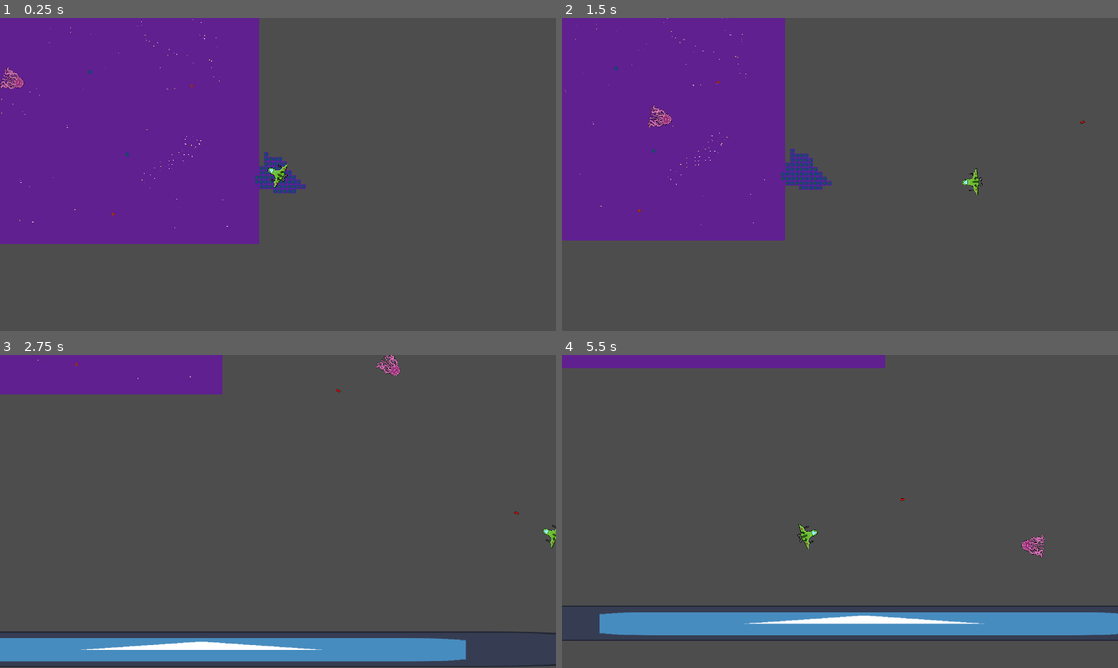
Above: before the commit, frames 1-4 (two rows, left to right).
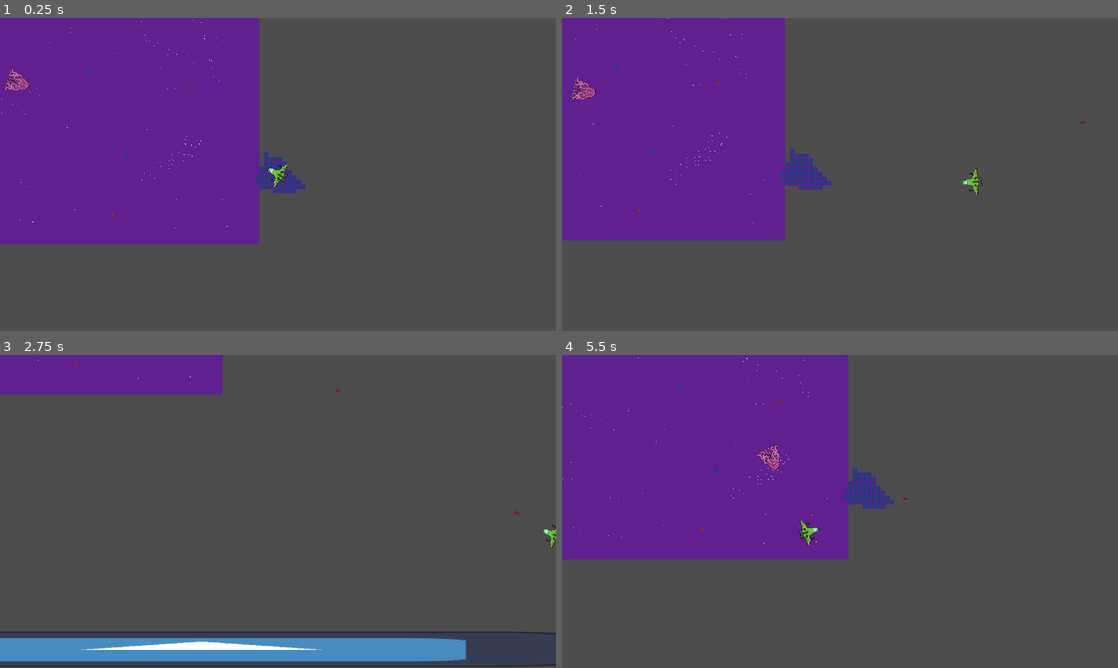
Above: after the commit, the same moments.

Repository: daltHub/Untitled-Space-Game
Game: Godot game, scene res://main.tscn
Same seed, same stepped clock (60 frames per second), same inputs: the game is played once before the commit and once after it. The engine's default icon, where the game draws it, is replaced by a stand-in: a white triangle on a blue panel in a dark square.
Inputs (mouse positions are in pixels of both pictures, inside the frame that each line leads up to):
- Up to frame 1 (0.25 s): no input
- Up to frame 2 (1.5 s): move the mouse to (962, 158) at 0.52 s; press the mouse at (962, 158) at 0.53 s; hold D (move_right) 0.53-1.28 s; move the mouse to (728, 190) at 1.27 s; release the mouse at (728, 190) at 1.28 s; hold S (move_down) from 1.28 s (still down); click (728, 190) at 1.35 s
- Up to frame 3 (2.75 s): move the mouse to (333, 442) at 2.02 s; release S (move_down) at 2.03 s; press the mouse at (333, 442) at 2.03 s; hold D (move_right) from 2.03 s (still down)
- Up to frame 4 (5.5 s): move the mouse to (812, 574) at 2.77 s; release D (move_right) at 2.78 s; release the mouse at (812, 574) at 2.78 s; hold W (move_up) 2.78-3.53 s; click (812, 574) at 2.85 s; move the mouse to (1006, 558) at 3.52 s; press the mouse at (1006, 558) at 3.53 s; hold A (move_left) 3.53-5.03 s; move the mouse to (673, 464) at 4.27 s; release the mouse at (673, 464) at 4.28 s; click (673, 464) at 4.35 s; move the mouse to (867, 511) at 5.02 s; press the mouse at (867, 511) at 5.03 s; hold S (move_down) from 5.03 s (still down)

The runs differ from the first frame. In frame 1, 0.2% of the frame differs, in the area x 0-6%, y 15-24%; in frame 2, 0.4%; in frame 3, 0.2%; in frame 4, 40%, in the area x 0-100%, y 0-92%.

Commit message:
cleaned up code to best practices

Diff:
--- a/enemy.gd
+++ b/enemy.gd
@@ -1,28 +1,25 @@
 extends CharacterBody2D
-@export var enemySpeed = 400
-@export var enemyHealth = 100
+@export var enemy_speed = 7000
+@export var enemy_health = 100
 @onready var player = get_parent().get_node("Player")
-var motion = Vector2.ZERO
+
 # Called when the node enters the scene tree for the first time.
 func _ready():
-	add_to_group("mobs")
-	pass # Replace with function body.
-
+	add_to_group("mobs") # mobs tag allows damage by bullets
 
 # Called every frame. 'delta' is the elapsed time since the previous frame.
 func _physics_process(delta):
 	var player_position = player.global_position
 	var target_position = (player_position-position).normalized()
 	look_at(player_position)
-	velocity += target_position*enemySpeed*delta
+	velocity = target_position*enemy_speed*delta
 	move_and_slide()
-	#motion += position.direction_to(player.position)
-	#pass
+
 
 func take_damage(damage):
 	print("damage occured: " + str(damage))
-	enemyHealth -= damage
-	if enemyHealth <= 0 :
+	enemy_health -= damage
+	if enemy_health <= 0 :
 		die()
 
 
--- a/player.gd
+++ b/player.gd
@@ -3,14 +3,12 @@
 
 @export var max_speed = 800
 @export var acceleration = 1800
-@export var friction = 600
-@export var bullet_speed = 500 # unused var for bullet speed
-@export var shootCooldown: float = 0.3
-@export var bulletDamage = 50
-
+@export var friction = 600 # slows down when ther is no movement input
+@export var bullet_speed = 500 #
+@export var shoot_cooldown: float = 0.3 # time between bullet shots
+@export var bullet_damage = 50 # damage done to enemy when bullet hits
 var screen_size # Size of the game window.
 var input = Vector2.ZERO
-
 var Bullet = preload("res://bullet.tscn")
 
 @onready var shootCooldownTimer = $ShootCooldownTimer # timer to determine shoot cooldown (s)
@@ -38,15 +36,14 @@
 	move_and_slide()
 	return
 
+
 func shoot():
 	var b = Bullet.instantiate()
 	owner.add_child(b)
 	b.speed = bullet_speed
-	b.damage = bulletDamage
+	b.damage = bullet_damage
 	b.transform = $Muzzle.global_transform
 	shootSound.play()
-
-
 
 
 func _physics_process(delta):
@@ -55,5 +52,5 @@
 	player_movement(delta)
 	# Shoot if not on cooldown
 	if Input.is_action_pressed("shoot") and shootCooldownTimer.is_stopped() :
-		shootCooldownTimer.start(shootCooldown)
+		shootCooldownTimer.start(shoot_cooldown)
 		shoot()
Not shown, changed: TODO.txt
